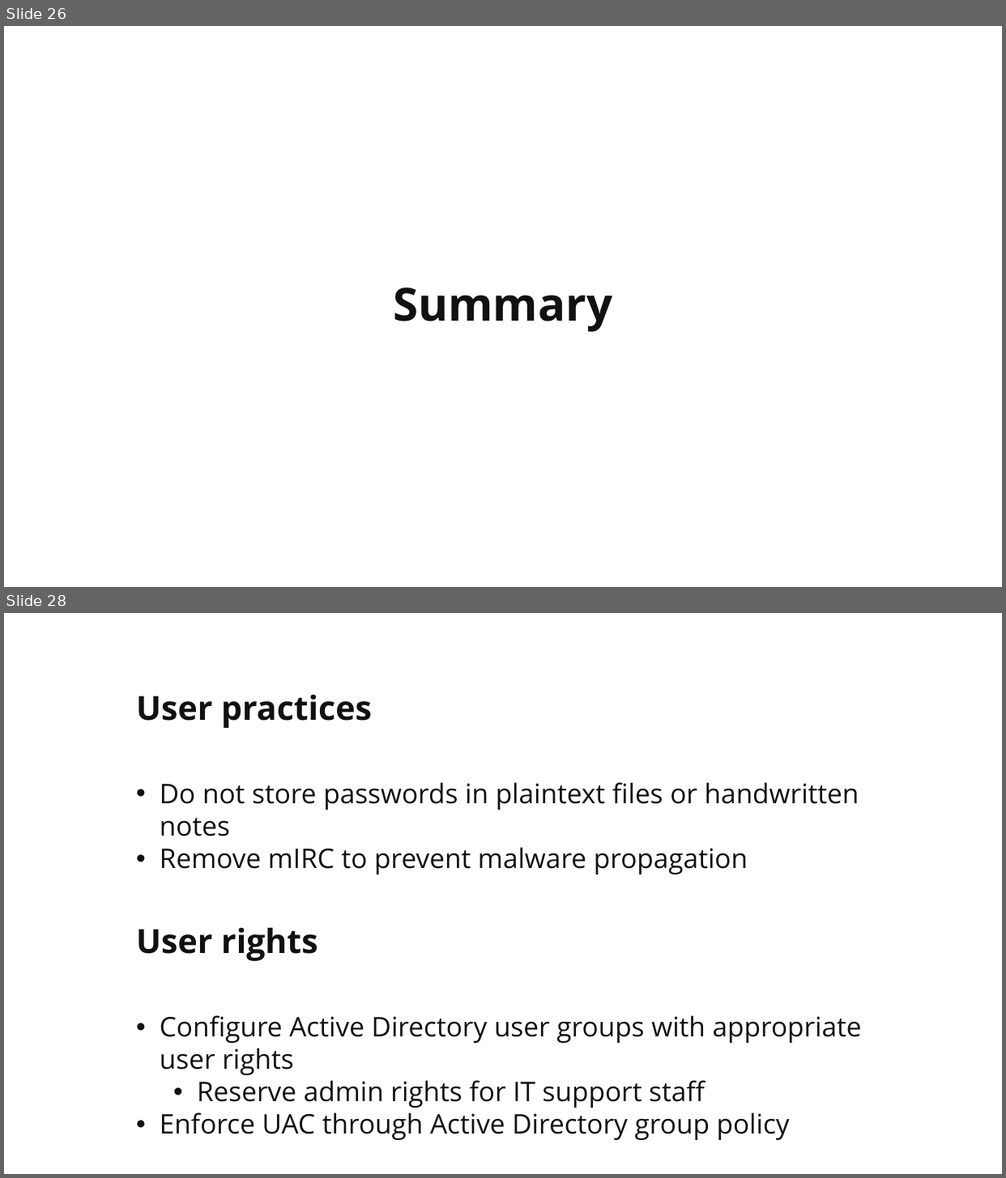
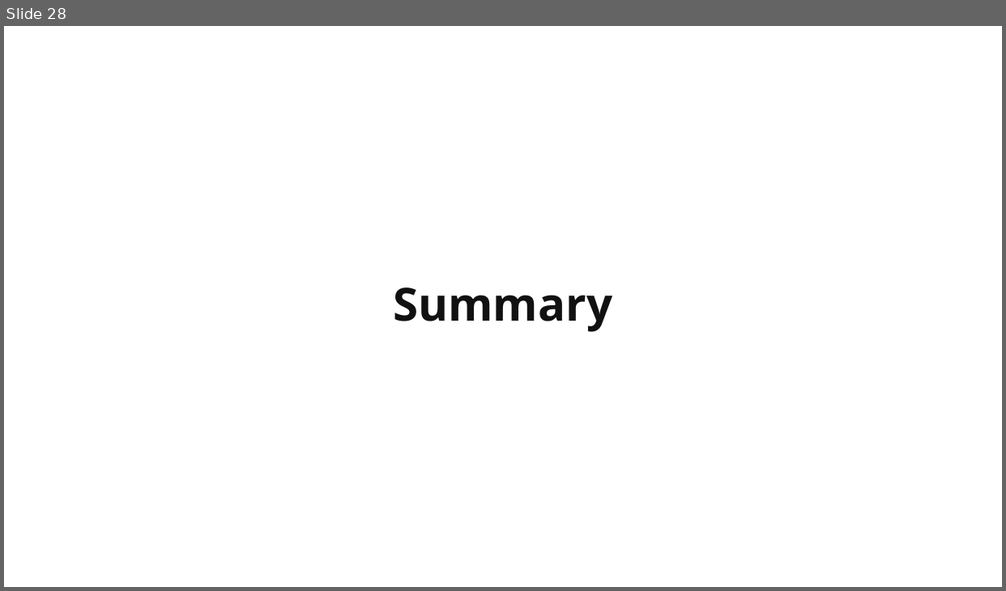
Before and after one commit to martymcflywa/ecu, a slide deck: year_1/sem_2/CSI1101_computer_security/0b_assignment_2_[22MAY15_0900]/dev/CSI1101_PONCE_A2_v03.pptx. Shown one above the other, each under a label of ours: slides 26 and 28 before the commit, slide 28 after it; the slides between them are not shown. The pictures are 1006x1178 and 1006x591 pixels, drawn with LibreOffice and Linux fonts; fonts in the diff are those of the drawing. Boxes give left, top, right and bottom in pixels: in the first picture for what was removed or moved away, otherwise in the second. Text is boxed around its words. In the diff, an @@ line names an element or a change of style, - is before the commit and + after.

```diff
--- a/year_1/sem_2/CSI1101_computer_security/0b_assignment_2_[22MAY15_0900]/dev/CSI1101_PONCE_A2_v03.pptx
+++ b/year_1/sem_2/CSI1101_computer_security/0b_assignment_2_[22MAY15_0900]/dev/CSI1101_PONCE_A2_v03.pptx
@@ slide 28 removed at (x1=4, y1=613, x2=1002, y2=1174), background #FFFFFF @@
@@ title removed at (x1=136, y1=695, x2=372, y2=728) @@
-User practices
@@ text removed at (x1=160, y1=782, x2=859, y2=875) @@
-• Do not store passwords in plaintext files or handwritten notes
-• Remove mIRC to prevent malware propagation
@@ text removed at (x1=136, y1=927, x2=318, y2=961) @@
-User rights
@@ text removed at (x1=160, y1=1016, x2=862, y2=1140) @@
-• Configure Active Directory user groups with appropriate user rights
-  • Reserve admin rights for IT support staff
-• Enforce UAC through Active Directory group policy
@@ what was slide 26 is now slide 28 @@
```
Also in this commit, not shown: 5 slides changed, 5 slides added, 4 other slides removed, 2 other files.
